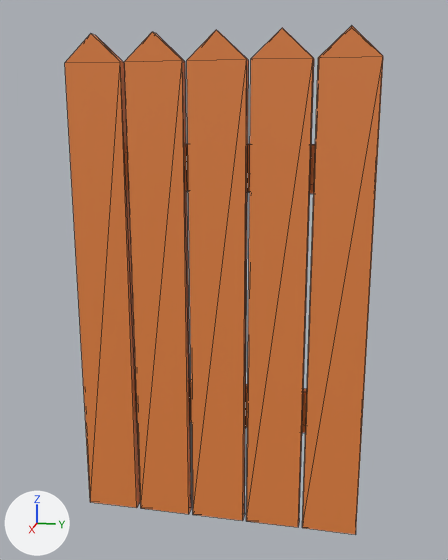
The glTF model fasc-sim-map/Map/Fences/picket_fence_tall.gltf: old version first, new version second.
Both versions are drawn from a 50 mm lens placed at (4.51, 0.95, 3.15), pointed at (-0.07, 0.03, 2.0). Arrows for +X, +Y and +Z are at lower left; the lights stay in place. Mesh edges are drawn as thin lines. Where no turn or scale is listed for an object, it has been applied to the vertices.

Names of what the first picture shows: 'CrossBoard-col', 'CrossBoard.001-col', 'Plank1', 'Plank2', 'Plank3', 'Plank4', 'Plank5'.
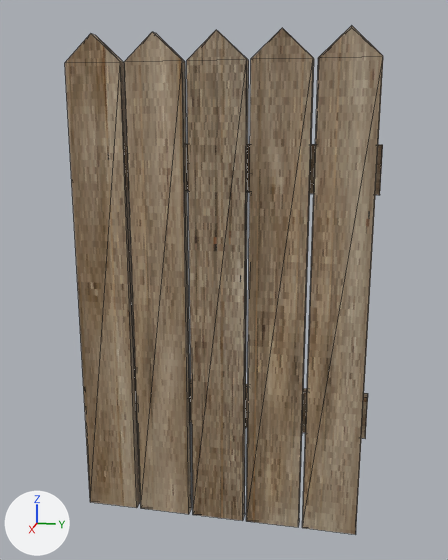
Changed parts and their boxes (x1, y1, x2, y2) in the pictures (448 x 560 px):
'Plank5', surface changed (orange to brown)
    both: (302, 26, 383, 534)
'Plank2', surface changed (orange to brown)
    both: (246, 28, 314, 527)
'Plank1', surface changed (orange to brown)
    both: (187, 30, 249, 521)
'Plank3', surface changed (orange to brown)
    both: (124, 32, 192, 514)
'Plank4', surface changed (orange to brown)
    both: (65, 34, 140, 508)
'CrossBoard-col', surface changed, rescaled
    before: (187, 144, 315, 194)
    after: (187, 144, 383, 195)
'CrossBoard.001-col', surface changed, rescaled
    before: (190, 379, 307, 433)
    after: (190, 379, 368, 439)

The change, as a diff of the scene's bpy script:
```diff
--- a/fasc-sim-map/Map/Fences/picket_fence_tall.gltf.py
+++ b/fasc-sim-map/Map/Fences/picket_fence_tall.gltf.py
@@ img_wood_planks_2_lightbrown @@
+img_wood_planks_2_lightbrown = load_image('wood_planks_2(lightbrown)', '_unpacked/wood_planks_2_lightbrown_', 512, 512, 'sRGB')
@@ mat_material @@
 mat_material = principled_material('Material')
-mat_material.base_color = (0.8, 0.232, 0.0538)  # orange #e78442
+mat_material.texture = img_wood_planks_2_lightbrown
@@ ob_crossboard_col @@
 ob_crossboard_col.location = (-0.087, 0.0, 2.855)
-ob_crossboard_col.scale = (0.0372, 1.13, 0.174)
+ob_crossboard_col.scale = (0.0372, 1.16, 0.174)
@@ ob_crossboard_001_col @@
 ob_crossboard_001_col.location = (-0.087, 0.0, 0.958)
-ob_crossboard_001_col.scale = (0.0372, 1.13, 0.174)
+ob_crossboard_001_col.scale = (0.0372, 1.16, 0.174)
```
